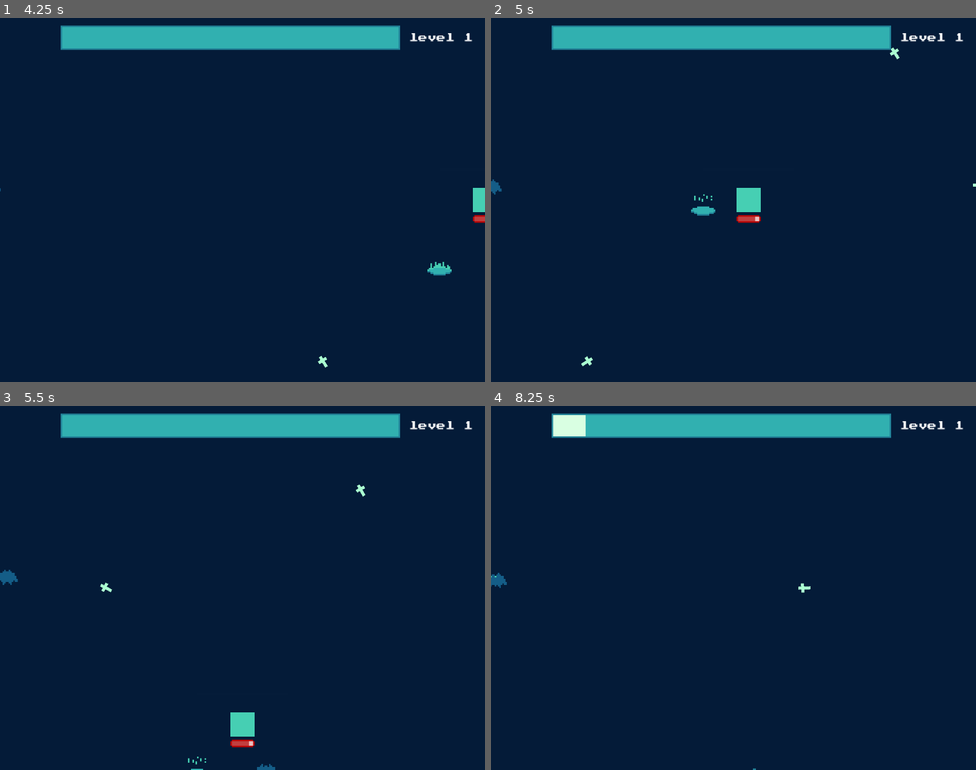
Above: before the commit, frames 1-4 (two rows, left to right).
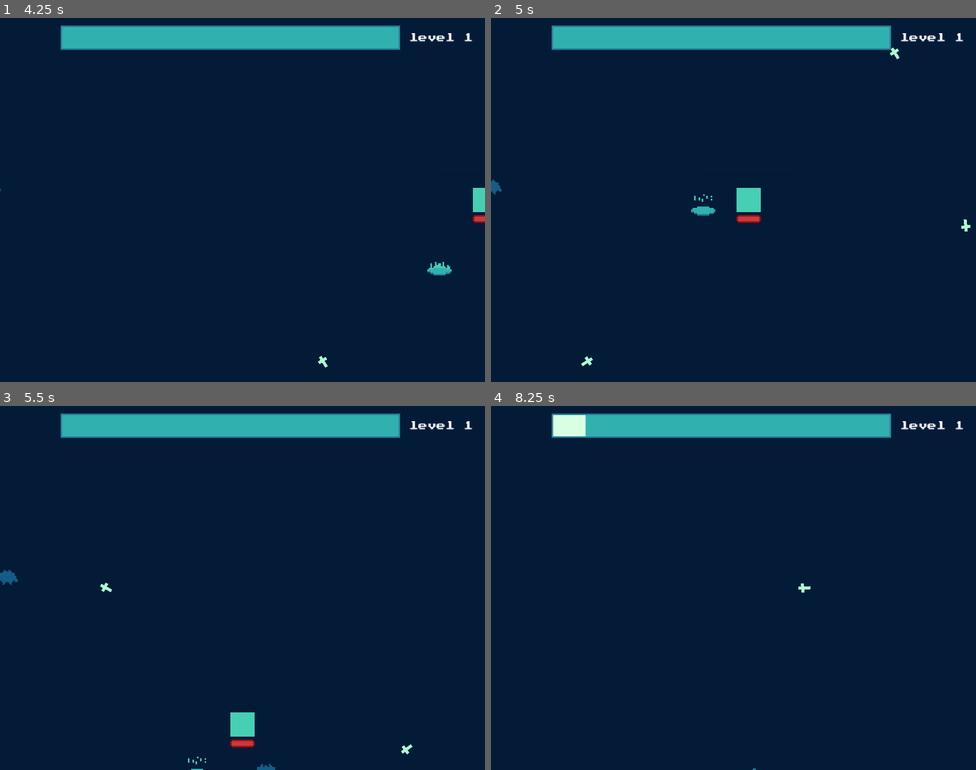
Above: after the commit, the same moments.

Repository: luisgthub/bheaven
Game: Godot game, scene res://main.tscn
Two runs of this game, one before a commit and one after it. Both use one fixed random seed, a clock stepped at 60 frames per second and the inputs below.
Inputs:
- Up to frame 1 (4.25 s): tap Enter at 0.5, 3.5 s; hold D (right) 0.53-1.28 s; hold S (down) 1.28-2.03 s; hold D (right) 2.03-2.78 s; tap Space at 2.75 s; hold W (up) 2.78-3.53 s; hold A (left) from 3.53 s (still down)
- Up to frame 2 (5 s): keep holding A (left)
- Up to frame 3 (5.5 s): release A (left) at 5.03 s; hold S (down) from 5.03 s (still down)
- Up to frame 4 (8.25 s): release S (down) at 5.78 s; hold D (right) 5.78-6.53 s; hold W (up) 6.53-7.28 s; hold D (right) 7.28-8.03 s; hold S (down) from 8.03 s (still down)

Frame 1 is identical in both runs. In frame 2, less than 0.1% of the frame differs, in the area x 54-100%, y 45-59%; in frame 3, less than 0.1%; in frame 4, less than 0.1%, in the area x 0-4%, y 45-50%.

Commit message:
bounce working

Diff:
--- a/enemies/base_enemy.gd
+++ b/enemies/base_enemy.gd
@@ -37,7 +37,9 @@
 			explo.reparent(get_tree().current_scene)
 			explo.emitting = true
 			make_xp_drop()
-		call_deferred("queue_free")
+		$Sprite2D.visible =false
+		await get_tree().create_timer(0.3).timeout
+		queue_free()
 
 func _physics_process(delta: float) -> void:
 	target = Manager.player_pos
--- a/enemies/enemy.tscn
+++ b/enemies/enemy.tscn
@@ -43,15 +43,14 @@
 &"idle": SubResource("Animation_07tka")
 }
 
-[sub_resource type="RectangleShape2D" id="RectangleShape2D_3t1x0"]
-size = Vector2(16, 13)
+[sub_resource type="CircleShape2D" id="CircleShape2D_a6vjd"]
 
 [node name="enemy" type="Node2D" unique_id=1684502755]
 z_index = 1
 
 [node name="CharacterBody2D" type="CharacterBody2D" parent="." unique_id=1037724616 groups=["enemy"]]
-collision_layer = 3
-collision_mask = 3
+collision_layer = 2
+collision_mask = 2
 script = ExtResource("1_7frlh")
 drop_scene = ExtResource("2_a6vjd")
 enemy_data = ExtResource("2_orwns")
@@ -64,7 +63,7 @@
 
 [node name="CollisionShape2D" type="CollisionShape2D" parent="CharacterBody2D" unique_id=726865224]
 position = Vector2(0, 1.5)
-shape = SubResource("RectangleShape2D_3t1x0")
+shape = SubResource("CircleShape2D_a6vjd")
 
 [node name="Sprite2D" type="Sprite2D" parent="CharacterBody2D" unique_id=1984623401]
 texture = ExtResource("4_a6vjd")
--- a/weapons/base_weapon.tscn
+++ b/weapons/base_weapon.tscn
@@ -4,7 +4,8 @@
 
 [node name="base_weapon" type="Area2D" unique_id=291626842]
 z_index = -1
-collision_layer = 2
+collision_layer = 3
+collision_mask = 2
 script = ExtResource("1_1ji47")
 
 [node name="Sprite2D" type="Sprite2D" parent="." unique_id=348010403]
--- a/weapons/pierceshot.gd
+++ b/weapons/pierceshot.gd
@@ -19,10 +19,12 @@
 	$Sprite2D.rotate(deg_to_rad(2))
 	$CollisionShape2D.rotate(deg_to_rad(2))
 	if raycast.is_colliding():
+		var collider = raycast.get_collider()
 		global_position+=velocity*delta
 		var colision_normal = raycast.get_collision_normal()
-		velocity =velocity.bounce(colision_normal)
-		global_position += velocity.normalized()
+		if is_instance_valid(collider):
+			velocity =velocity.bounce(colision_normal)
+			global_position += velocity.normalized()
 		max_bounce+=1
 		if max_bounce<=3:
 			call_deferred("queue_free")
--- a/weapons/pierceshot.tscn
+++ b/weapons/pierceshot.tscn
@@ -4,12 +4,10 @@
 [ext_resource type="Script" uid="uid://wb243trpbicd" path="res://weapons/pierceshot.gd" id="2_jki8q"]
 [ext_resource type="Texture2D" uid="uid://2cp5mdgmuo5q" path="res://assets/cross.png" id="2_mpi32"]
 
-[sub_resource type="RectangleShape2D" id="RectangleShape2D_mpi32"]
+[sub_resource type="RectangleShape2D" id="RectangleShape2D_a6vjd"]
 size = Vector2(8, 10)
 
 [node name="base_weapon" unique_id=291626842 instance=ExtResource("1_doxf7")]
-collision_layer = 3
-collision_mask = 3
 script = ExtResource("2_jki8q")
 
 [node name="Sprite2D" parent="." index="0" unique_id=348010403]
Not shown: 1 places in weapons/pierceshot.tscn that only renumber resources
